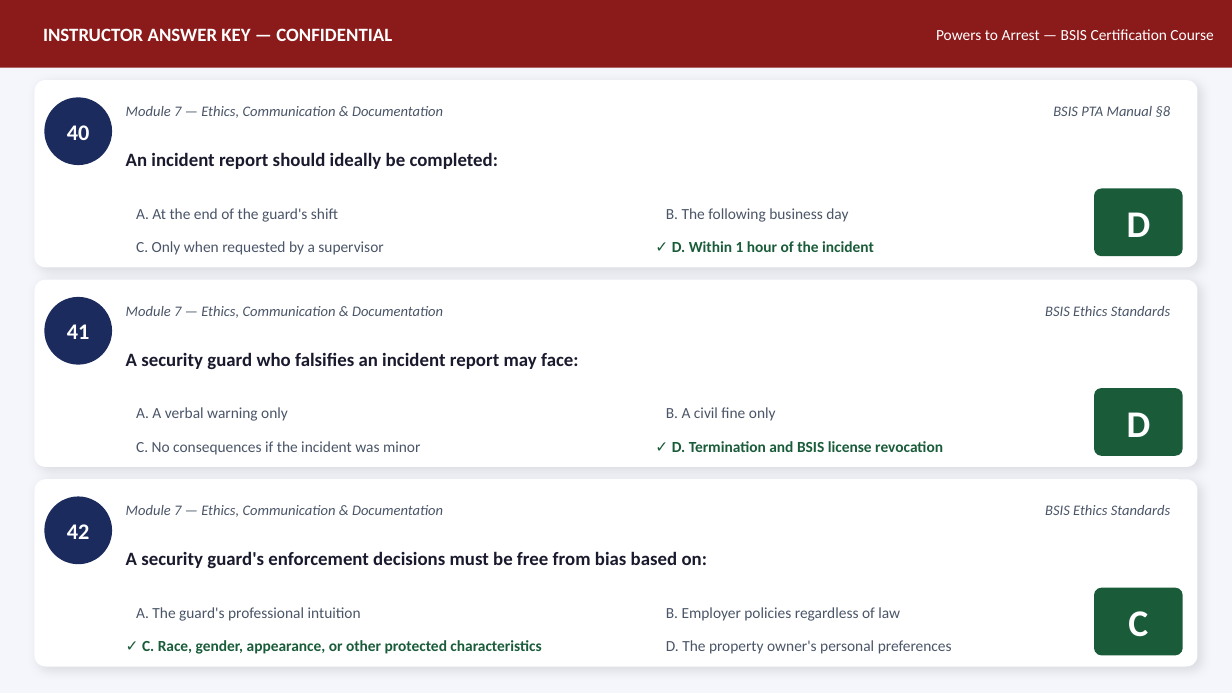
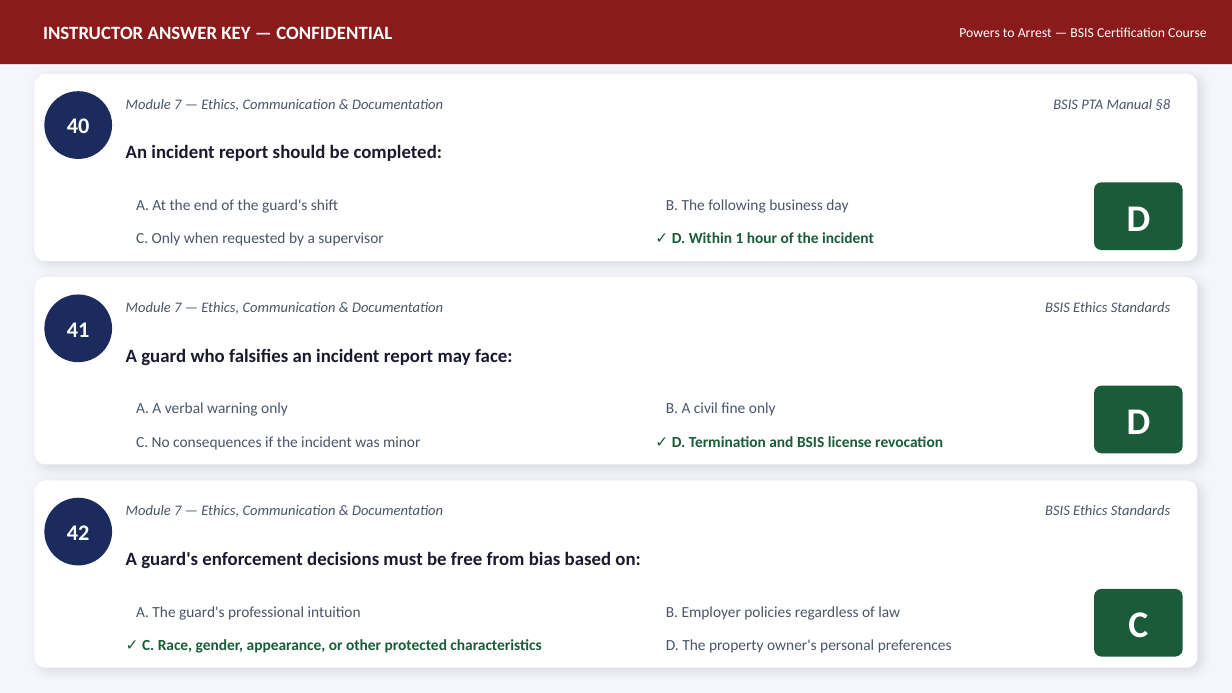
Before and after one commit to MaccPSLAW/Licensing-Live-Scans-, a slide deck: slide 16 of PSLAW-Courses/final-projects/Powers_to_Arrest_BSIS_Certification_MACCESS_INC-AnswerKey.pptx. Drawn at 1232x693 pixels with LibreOffice and Linux fonts; fonts in the diff are those of the drawing. Boxes give left, top, right and bottom in pixels: in the first picture for what was removed or moved away, otherwise in the second. Text is boxed around its words. In the diff, an @@ line names an element or a change of style, - is before the commit and + after.

Commit message:
feat: Powers to Arrest — BSIS Certification Course — Answer Key PPTX

```diff
--- a/PSLAW-Courses/final-projects/Powers_to_Arrest_BSIS_Certification_MACCESS_INC-AnswerKey.pptx
+++ b/PSLAW-Courses/final-projects/Powers_to_Arrest_BSIS_Certification_MACCESS_INC-AnswerKey.pptx
@@ rectangle: place and size @@
-rectangle at box(0, 0, 1232, 68)
+rectangle at box(0, 0, 1232, 64)
@@ text "Powers to Arrest — BSIS ...": place and size @@
-text "Powers to Arrest — BSIS ..." at box(936, 29, 1213, 40)
+text "Powers to Arrest — BSIS ..." at box(959, 27, 1206, 37)
@@ text "Powers to Arrest — BSIS ..." at box(959, 27, 1206, 37): size 9 to 8 pt @@
@@ text at box(126, 144, 443, 161): text changed @@
-An incident report should ideally be completed:
+An incident report should be completed:
@@ 8 texts, 2 rounded rectangles, 1 ellipse: place and size @@
-8 texts, 2 rounded rectangles, 1 ellipse at box(34, 80, 1198, 455)
+8 texts, 2 rounded rectangles, 1 ellipse at box(34, 74, 1198, 450)
@@ 4 texts: place and size @@
-4 texts at box(136, 208, 874, 255)
+4 texts at box(136, 199, 874, 246)
@@ text "Module 7 — Ethics, Communication ...": place and size @@
-text "Module 7 — Ethics, Communication ..." at box(126, 306, 443, 318)
+text "Module 7 — Ethics, Communication ..." at box(126, 302, 443, 314)
@@ text "BSIS Ethics Standards": place and size @@
-text "BSIS Ethics Standards" at box(1045, 306, 1170, 316)
+text "BSIS Ethics Standards" at box(1045, 302, 1170, 312)
@@ text at box(126, 348, 513, 365): text changed @@
-A security guard who falsifies an incident report may face:
+A guard who falsifies an incident report may face:
@@ text at box(126, 551, 640, 568): text changed @@
-A security guard's enforcement decisions must be free from bias based on:
+A guard's enforcement decisions must be free from bias based on:
```
Also in this commit, not shown: 21 other slides changed.
